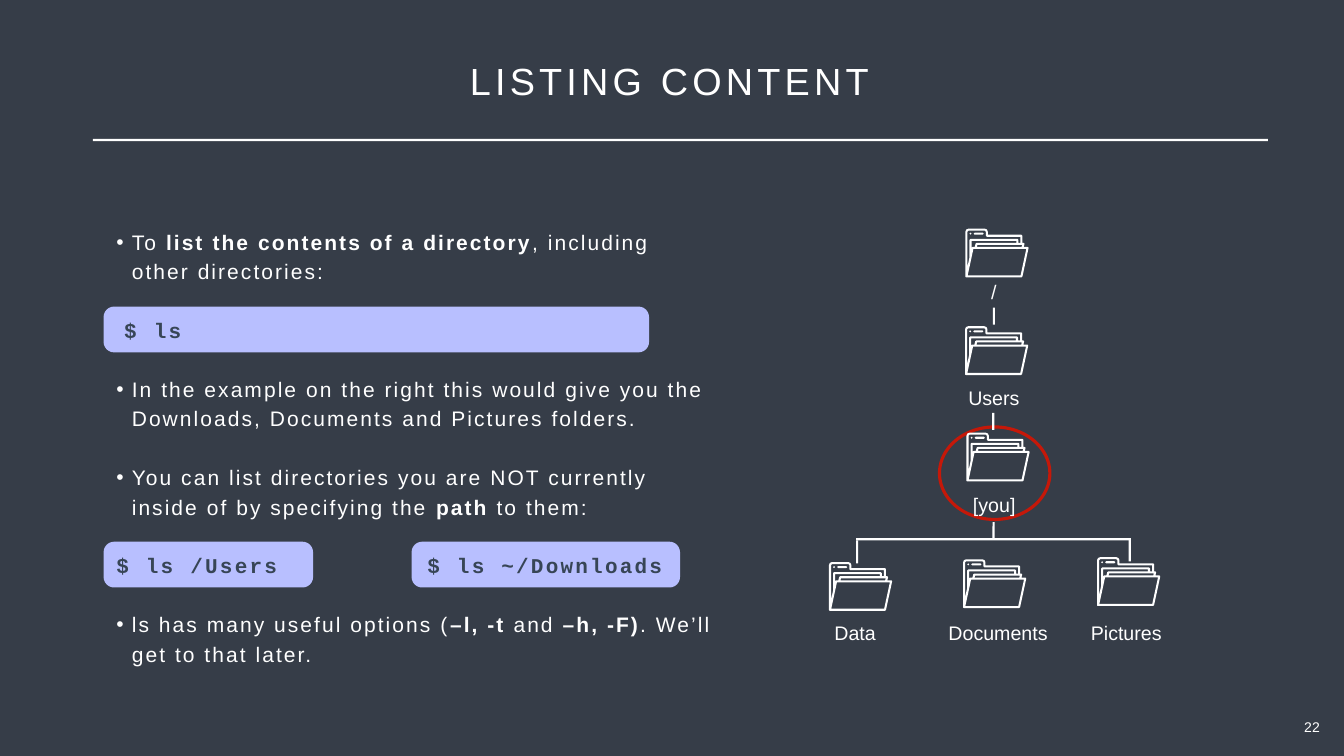
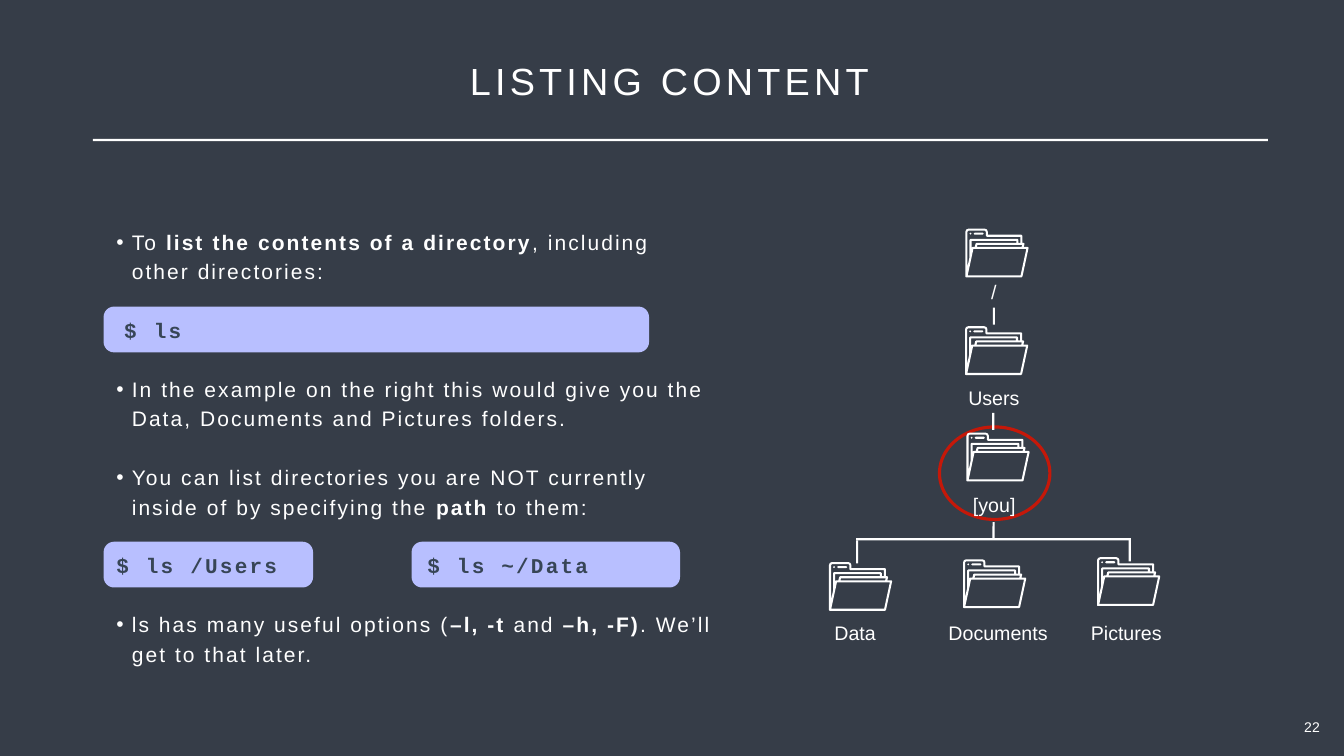
Before and after one commit to Center-for-Health-Data-Science/Just-Bash-It, a slide deck: slide 22 of Teachers/Just_Bash_It_Slideshow.pptx (slide 20 before the commit). Drawn at 1344x756 pixels with LibreOffice and Linux fonts; fonts in the diff are those of the drawing. Boxes give left, top, right and bottom in pixels: in the first picture for what was removed or moved away, otherwise in the second. Text is boxed around its words. In the diff, an @@ line names an element or a change of style, - is before the commit and + after.

```diff
--- a/Teachers/Just_Bash_It_Slideshow.pptx
+++ b/Teachers/Just_Bash_It_Slideshow.pptx
@@ text at <box>132,381,701,429</box>: text changed @@
-• In the example on the right this would give you the Downloads, Documents and Pictures folders.
+• In the example on the right this would give you the Data, Documents and Pictures folders.
@@ text at <box>146,558,588,573</box>: text changed @@
-$ ls /Users $ ls ~/Downloads
+$ ls /Users $ ls ~/Data
```
Also in this commit, not shown: 8 other slides changed, 2 slides added, 3 slides removed.
